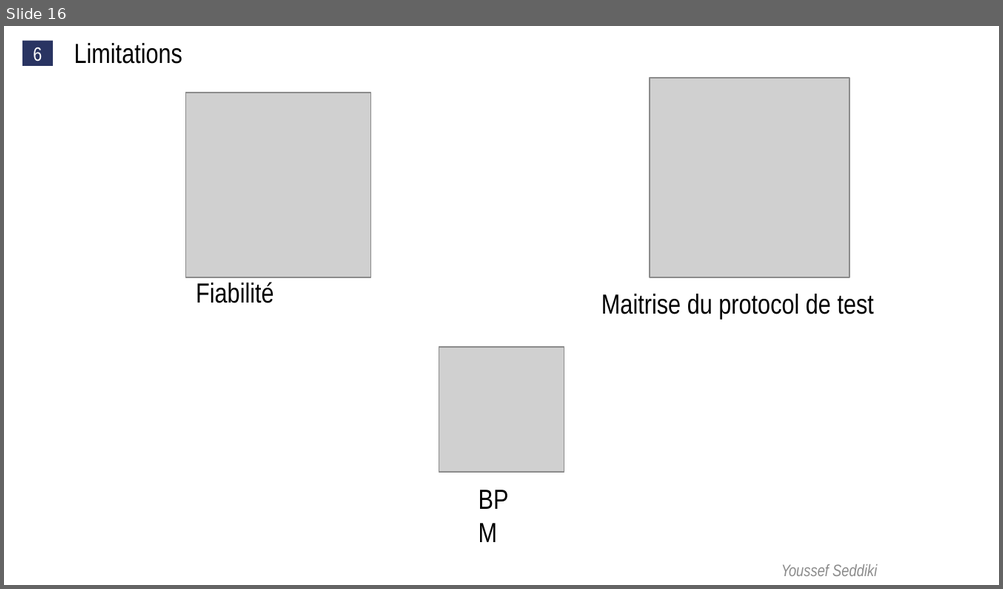
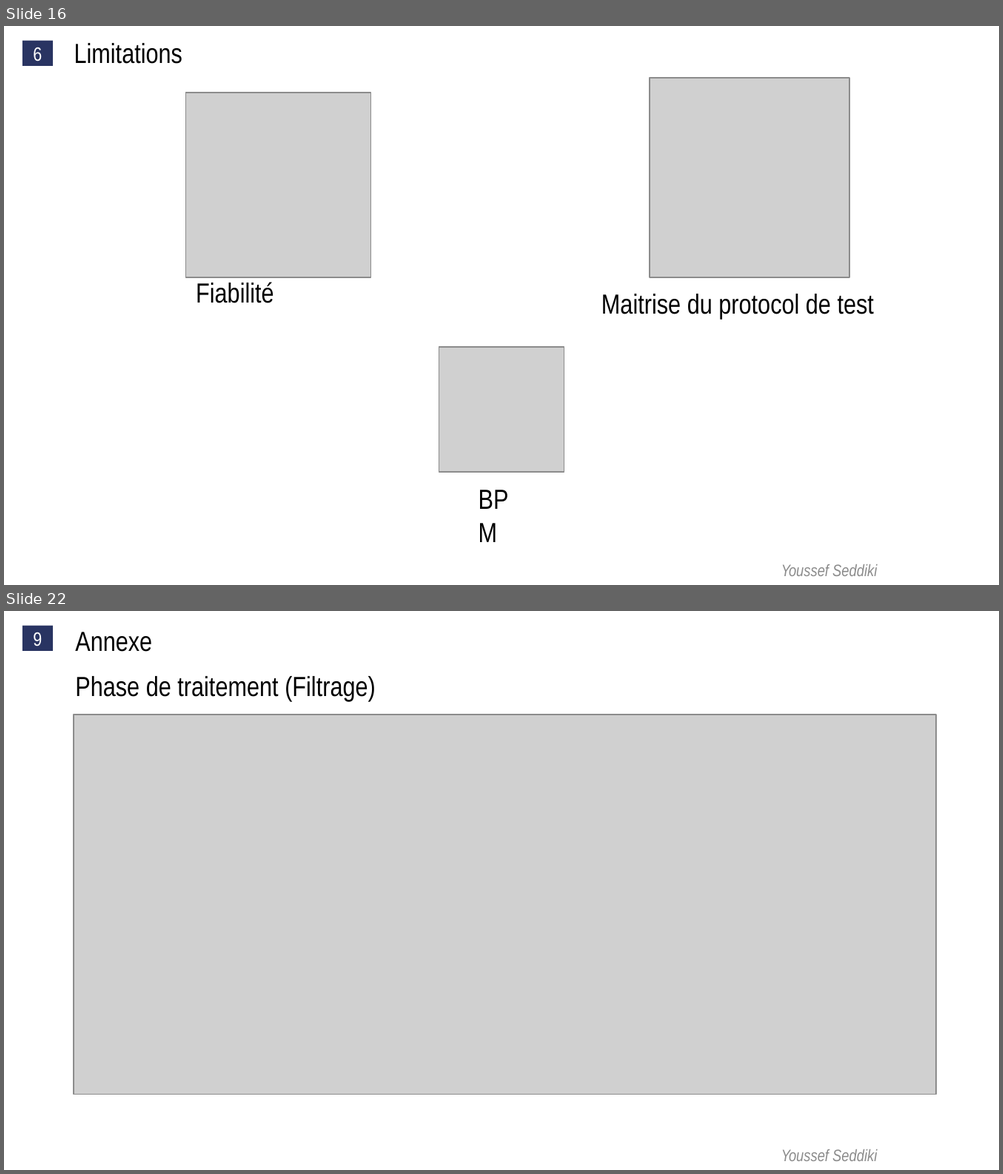
Before and after one commit to yseddiki/TFE, a slide deck: TFE V2.pptx. Shown one above the other, each under a label of ours: slide 16 before the commit, slides 16 and 22 after it; the slides between them are not shown. The pictures are 1003x589 and 1003x1174 pixels, drawn with LibreOffice and Linux fonts; fonts in the diff are those of the drawing; grey boxes stand for pictures. Boxes give left, top, right and bottom in pixels: in the first picture for what was removed or moved away, otherwise in the second. Text is boxed around its words. In the diff, an @@ line names an element or a change of style, - is before the commit and + after.

```diff
--- a/TFE V2.pptx
+++ b/TFE V2.pptx
@@ slide 22 added at <box>4,611,999,1170</box>, background #FFFFFF @@
@@ rectangle added at <box>23,626,53,651</box>, fill #293462, 14 pt, text #FFFFFF @@
+9
@@ text added at <box>75,632,152,652</box>, 20 pt, text #000000 @@
+Annexe
@@ text added at <box>75,676,375,701</box>, 20 pt, text #000000 @@
+Phase de traitement (Filtrage)
@@ picture added at <box>74,715,936,1094</box> @@
@@ text added at <box>781,1150,876,1162</box>, 12 pt, text #8C8C8C, italic @@
+Youssef Seddiki
```
Also in this commit, not shown: 4 slides changed, 6 other slides added.
